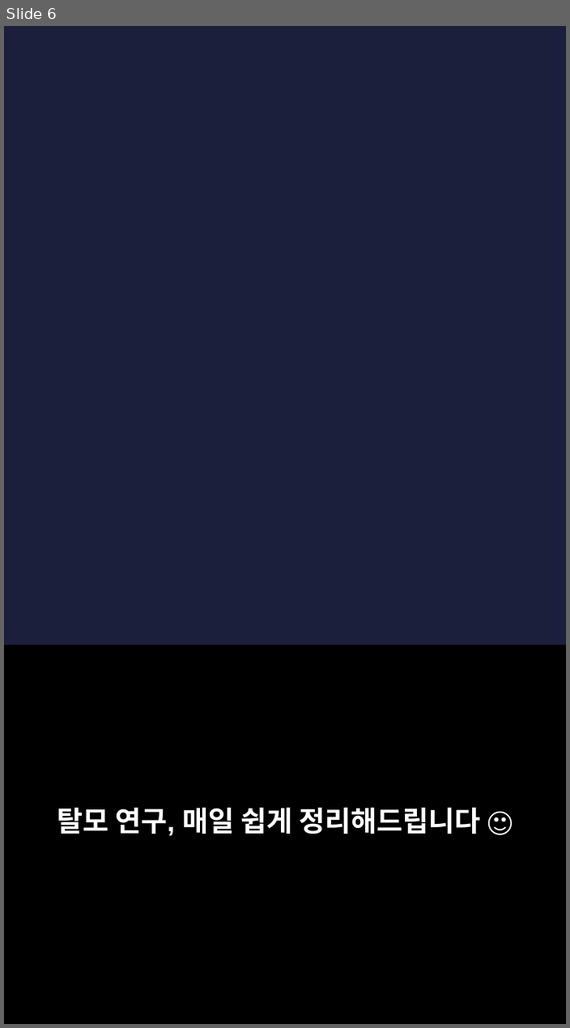
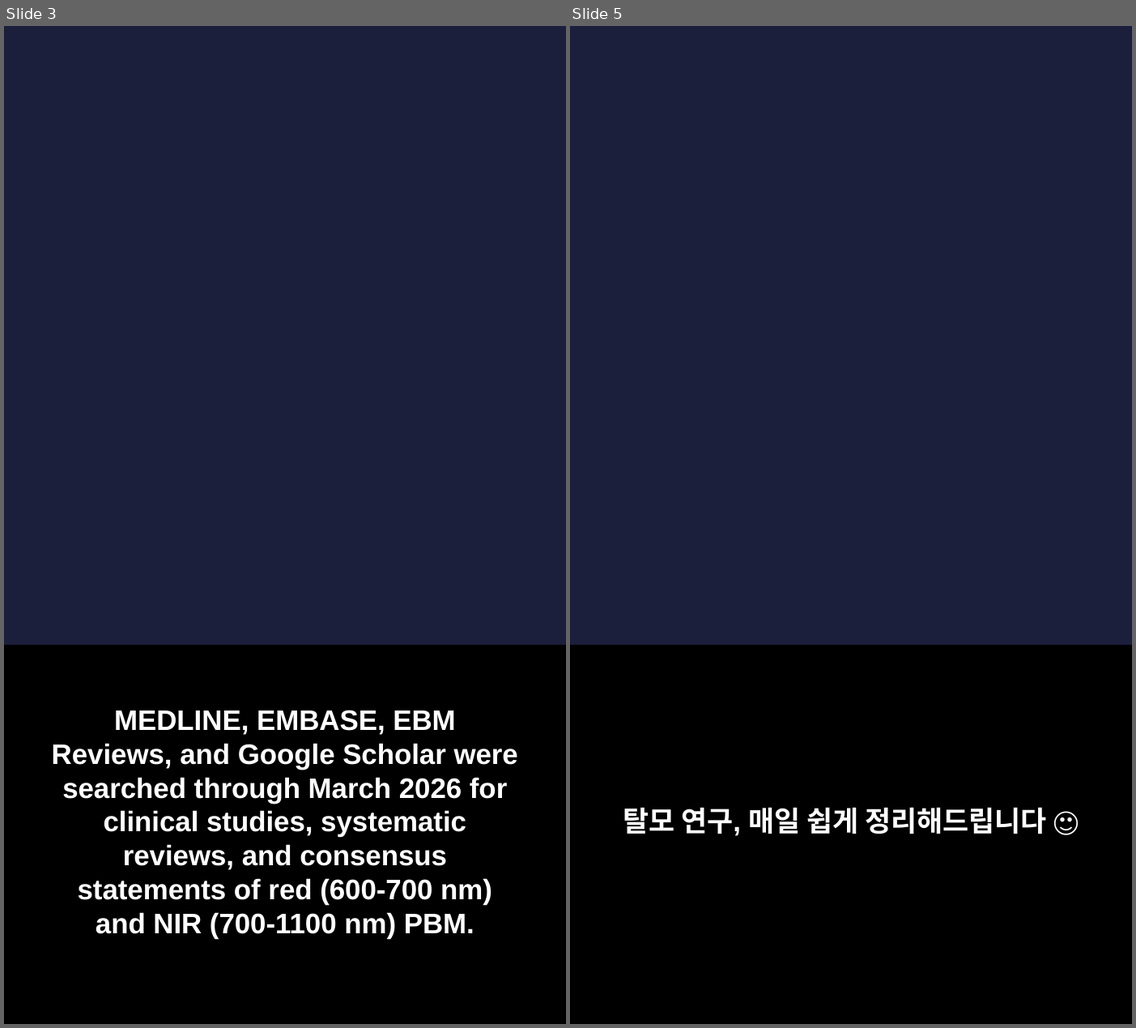
Before and after one commit to hyokang2010-BJ-ANTH/product-builder-test, a slide deck: pwa/data/latest/slides.pptx. Shown side by side, each under a label of ours: slide 6 before the commit, slides 3 and 5 after it; the slides between them are not shown. The pictures are 570x1028 and 1136x1028 pixels, drawn with LibreOffice and Linux fonts; fonts in the diff are those of the drawing; background and template pictures are left out. Boxes give left, top, right and bottom in pixels: in the first picture for what was removed or moved away, otherwise in the second. Text is boxed around its words. In the diff, an @@ line names an element or a change of style, - is before the commit and + after.

```diff
--- a/pwa/data/latest/slides.pptx
+++ b/pwa/data/latest/slides.pptx
@@ slide 3 added at box(4, 26, 566, 1024), background picture (left out) @@
@@ rectangle added at box(4, 646, 566, 1024), fill #000000 @@
@@ text added at box(52, 710, 518, 939), 22 pt, text #FFFFFF, bold @@
+MEDLINE, EMBASE, EBM Reviews, and Google Scholar were searched through March 2026 for clinical studies, systematic reviews, and consensus statements of red (600-700 nm) and NIR (700-1100 nm) PBM.
@@ what was slide 6 is now slide 5 @@
```
Also in this commit, not shown: 4 slides changed, 3 other slides added, 4 slides removed, 27 other files.
